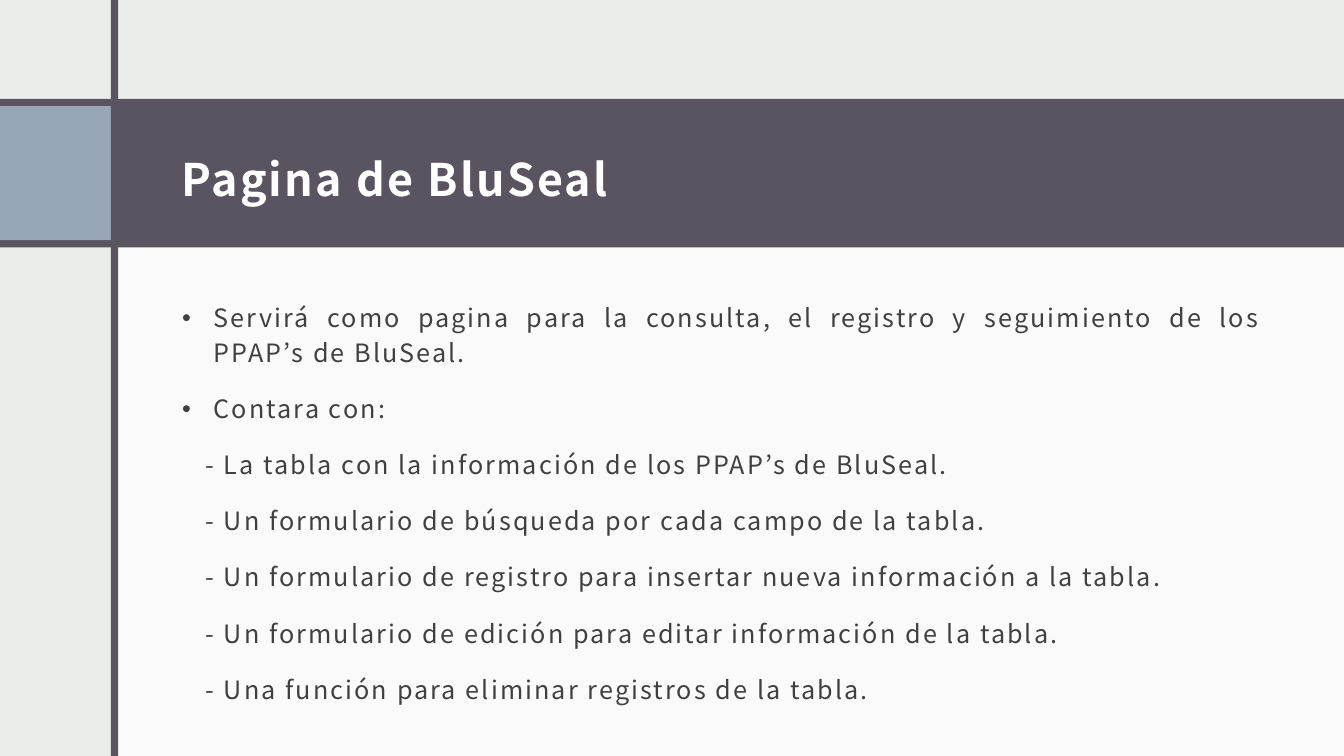
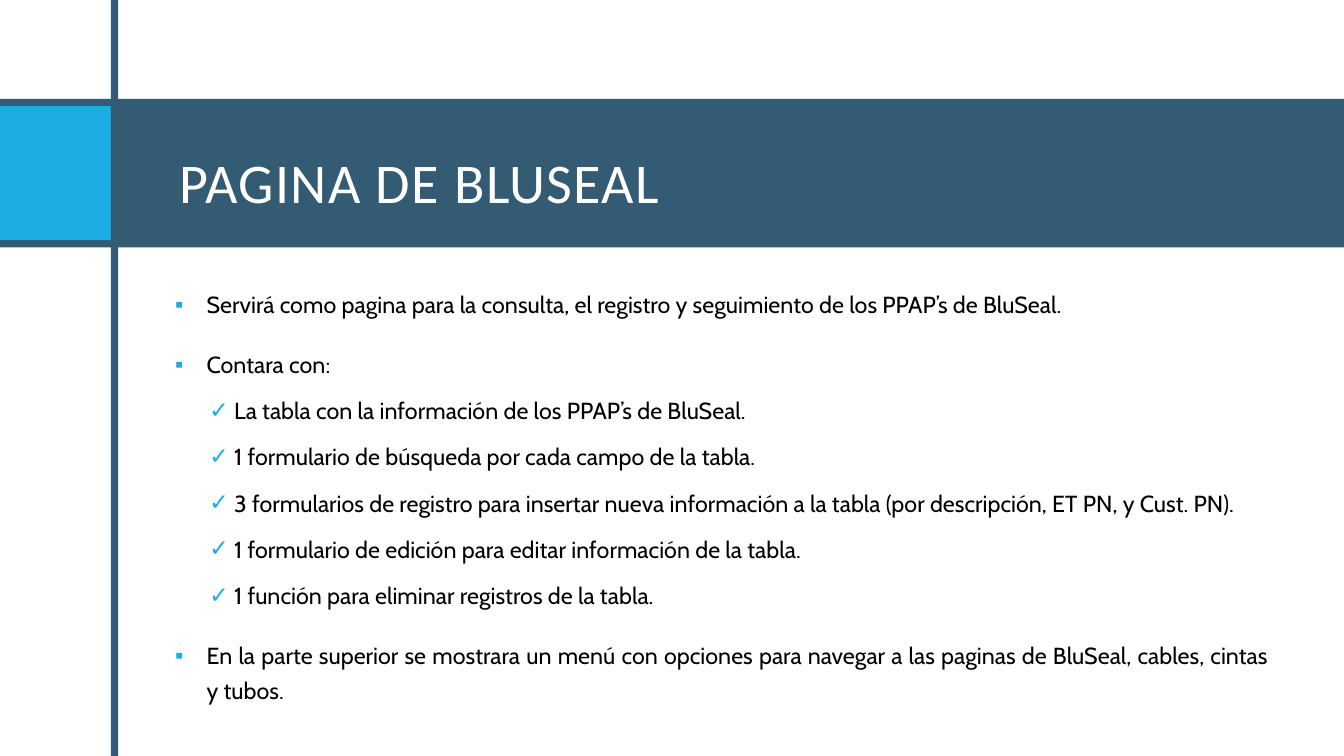
Before and after one commit to Santiago-004/proyecto, a slide deck: slide 32 of Proyecto.pptx (slide 31 before the commit). Drawn at 1344x756 pixels with LibreOffice and Linux fonts; fonts in the diff are those of the drawing. Boxes give left, top, right and bottom in pixels: in the first picture for what was removed or moved away, otherwise in the second. Text is boxed around its words. In the diff, an @@ line names an element or a change of style, - is before the commit and + after.

```diff
--- a/Proyecto.pptx
+++ b/Proyecto.pptx
@@ background #EBEDEB to #FFFFFF @@
@@ rectangle removed at box(0, 0, 1344, 756) @@
@@ rectangle at box(111, 1, 118, 756): fill #595460 to #335B74 @@
@@ rectangle removed at box(513, 1, 520, 756) @@
@@ rectangle removed at box(520, 0, 1344, 756) @@
@@ rectangle at box(0, 99, 1344, 247): fill #595460 to #335B74 @@
@@ rectangle at box(0, 106, 111, 240): fill #97A7B8 to #1CADE4 @@
@@ title at box(179, 166, 659, 204): text changed; size 32 to 40 pt; font Noto Sans CJK JP to Calibri; bold off @@
-Pagina de BluSeal
+PAGINA DE BLUSEAL
@@ text "Servirá como pagina para la ...": place and size @@
-text "Servirá como pagina para la ..." at box(214, 307, 1258, 705)
+text "Servirá como pagina para la ..." at box(207, 295, 1267, 705)
@@ text at box(207, 295, 1061, 374): size 18 to 16.6 pt, font Noto Sans CJK JP to Cabin, text colour #404040 to #000000, letter spacing 1.5 to 0 pt in "Servirá como pagina para la consulta, el ...", "Contara con:"; bullet • to ▪; line spacing 1.15 to 1.25; more space between paragraphs @@
@@ text at box(207, 401, 1267, 705): text changed; size 18 to 16.6 pt; font Noto Sans CJK JP to Cabin; text colour #404040 to #000000 @@
-- La tabla con la información de los PPAP’s de BluSeal.
-- Un formulario de búsqueda por cada campo de la tabla.
-- Un formulario de registro para insertar nueva información a la tabla.
-- Un formulario de edición para editar información de la tabla.
-- Una función para eliminar registros de la tabla.
+    ✓ La tabla con la información de los PPAP’s de BluSeal.
+    ✓ 1 formulario de búsqueda por cada campo de la tabla.
+    ✓ 3 formularios de registro para insertar nueva información a la tabla (por descripción, ET PN, y Cust. PN).
+    ✓ 1 formulario de edición para editar información de la tabla.
+    ✓ 1 función para eliminar registros de la tabla.
+▪ En la parte superior se mostrara un menú con opciones para navegar a las paginas de BluSeal, cables, cintas y tubos.
```
Also in this commit, not shown: 31 other slides changed, 11 slides added, 2 slides removed, 2 other files.
